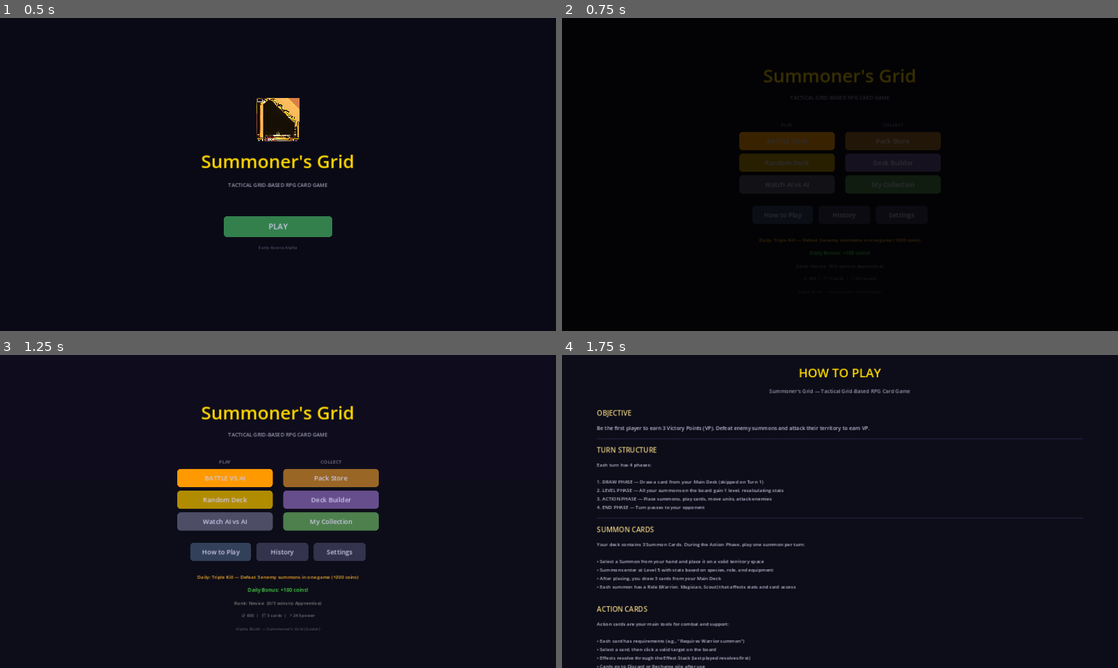
Above: before the commit, frames 1-4 (two rows, left to right).
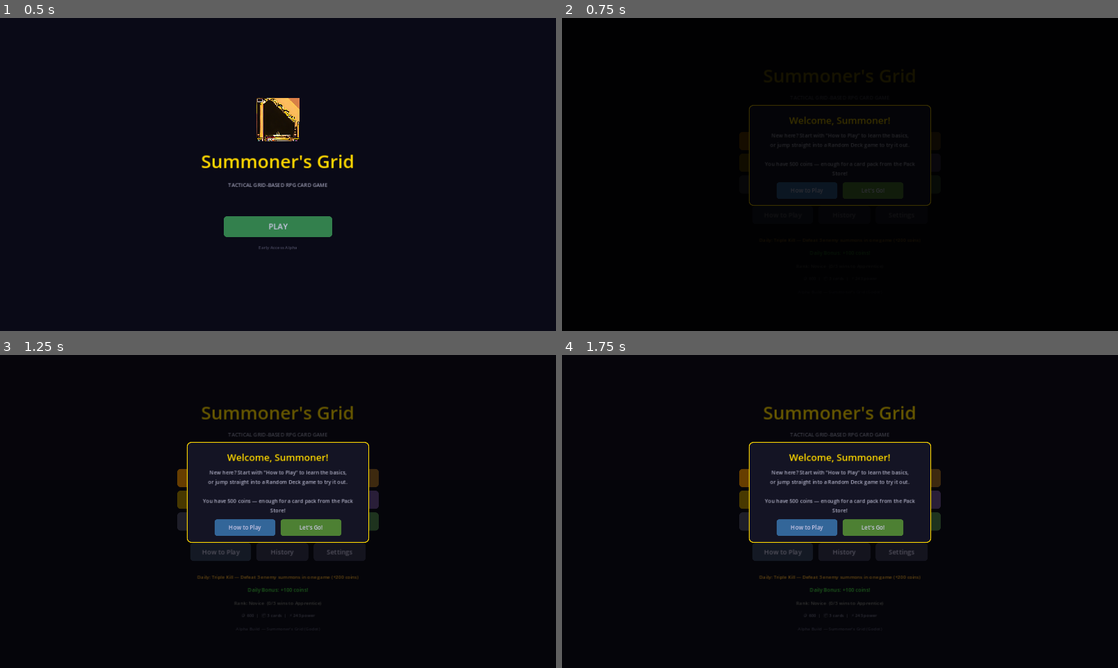
Above: after the commit, the same moments.

Repository: look-itsaxiom/summoners-grid
Game: Godot game, scene res://scenes/login.tscn
Same seed, same stepped clock (60 frames per second), same inputs: the game is played once before the commit and once after it.
Inputs:
- Up to frame 1 (0.5 s): no input
- Up to frame 2 (0.75 s): click "PLAY" at 0.5 s
- Up to frame 3 (1.25 s): no input
- Up to frame 4 (1.75 s): click "How to Play" at 1.25 s

Frame 1 is identical in both runs. In frame 2, 3.7% of the frame differs, in the area x 31-67%, y 16-72%; in frame 3, 10%, in the area x 31-69%, y 16-89%; in frame 4, 9.2%.

Commit message:
feat: welcome popup for first-time players
New players (0 matches played) see a welcome overlay on the menu:
"Welcome, Summoner!" with guidance to How to Play or jump in.
Mentions the 500 starting coins and Pack Store. Dismisses on
"Let's Go!" or navigates to How to Play. Only shows once.

Co-Authored-By: Claude Opus 4.6 (1M context) <noreply@anthropic.com>

Diff:
--- a/godot/scripts/ui/main_menu_screen.gd
+++ b/godot/scripts/ui/main_menu_screen.gd
@@ -11,6 +11,7 @@
 	var bgm = get_node_or_null("/root/BGM")
 	if bgm:
 		bgm.play("menu")
+	_check_first_time()
 
 
 var _particles: Array = []
@@ -318,3 +319,94 @@
 
 func _on_settings() -> void:
 	get_node("/root/SceneTransition").change_scene("res://scenes/settings.tscn")
+
+
+func _check_first_time() -> void:
+	var settings = get_node_or_null("/root/Settings")
+	if settings == null:
+		return
+	if settings.total_wins + settings.total_losses > 0:
+		return
+
+	# First time — show welcome popup
+	var overlay := ColorRect.new()
+	overlay.color = Color(0, 0, 0, 0.6)
+	overlay.set_anchors_preset(Control.PRESET_FULL_RECT)
+	overlay.mouse_filter = Control.MOUSE_FILTER_STOP
+	add_child(overlay)
+
+	var panel := PanelContainer.new()
+	panel.custom_minimum_size = Vector2(420, 0)
+	panel.position = Vector2(430, 200)
+	var ps := StyleBoxFlat.new()
+	ps.bg_color = Color(0.08, 0.08, 0.14)
+	ps.border_color = Color(1.0, 0.85, 0.0)
+	ps.border_width_top = 2
+	ps.border_width_bottom = 2
+	ps.border_width_left = 2
+	ps.border_width_right = 2
+	ps.corner_radius_top_left = 10
+	ps.corner_radius_top_right = 10
+	ps.corner_radius_bottom_left = 10
+	ps.corner_radius_bottom_right = 10
+	ps.content_margin_top = 20
+	ps.content_margin_bottom = 16
+	ps.content_margin_left = 24
+	ps.content_margin_right = 24
+	panel.add_theme_stylebox_override("panel", ps)
+	overlay.add_child(panel)
+
+	var vbox := VBoxContainer.new()
+	vbox.add_theme_constant_override("separation", 10)
+	panel.add_child(vbox)
+
+	var title := Label.new()
+	title.text = "Welcome, Summoner!"
+	title.add_theme_font_size_override("font_size", 22)
+	title.add_theme_color_override("font_color", Color(1.0, 0.85, 0.0))
+	title.horizontal_alignment = HORIZONTAL_ALIGNMENT_CENTER
+	vbox.add_child(title)
+
+	var desc := Label.new()
+	desc.text = "New here? Start with \"How to Play\" to learn the basics,\nor jump straight into a Random Deck game to try it out.\n\nYou have 500 coins — enough for a card pack from the Pack Store!"
+	desc.add_theme_font_size_override("font_size", 12)
+	desc.add_theme_color_override("font_color", Color(0.7, 0.7, 0.8))
+	desc.horizontal_alignment = HORIZONTAL_ALIGNMENT_CENTER
+	desc.autowrap_mode = TextServer.AUTOWRAP_WORD
+	vbox.add_child(desc)
+
+	var btn_row := HBoxContainer.new()
+	btn_row.add_theme_constant_override("separation", 12)
+	btn_row.alignment = BoxContainer.ALIGNMENT_CENTER
+	vbox.add_child(btn_row)
+
+	var learn_btn := Button.new()
+	learn_btn.text = "How to Play"
+	learn_btn.custom_minimum_size = Vector2(140, 38)
+	learn_btn.add_theme_font_size_override("font_size", 13)
+	var ls := StyleBoxFlat.new()
+	ls.bg_color = Color(0.2, 0.4, 0.6)
+	ls.corner_radius_top_left = 6
+	ls.corner_radius_top_right = 6
+	ls.corner_radius_bottom_left = 6
+	ls.corner_radius_bottom_right = 6
+	learn_btn.add_theme_stylebox_override("normal", ls)
+	learn_btn.pressed.connect(func():
+		overlay.queue_free()
+		_on_how_to_play()
+	)
+	btn_row.add_child(learn_btn)
+
+	var play_btn := Button.new()
+	play_btn.text = "Let's Go!"
+	play_btn.custom_minimum_size = Vector2(140, 38)
+	play_btn.add_theme_font_size_override("font_size", 13)
+	var pls := StyleBoxFlat.new()
+	pls.bg_color = Color(0.3, 0.5, 0.2)
+	pls.corner_radius_top_left = 6
+	pls.corner_radius_top_right = 6
+	pls.corner_radius_bottom_left = 6
+	pls.corner_radius_bottom_right = 6
+	play_btn.add_theme_stylebox_override("normal", pls)
+	play_btn.pressed.connect(func(): overlay.queue_free())
+	btn_row.add_child(play_btn)
